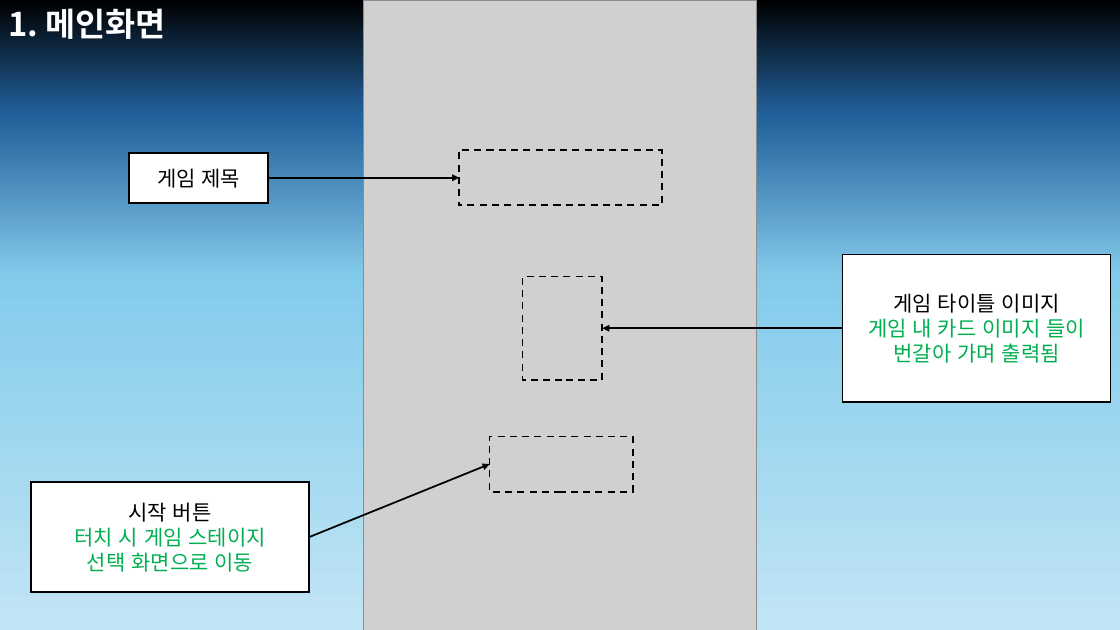
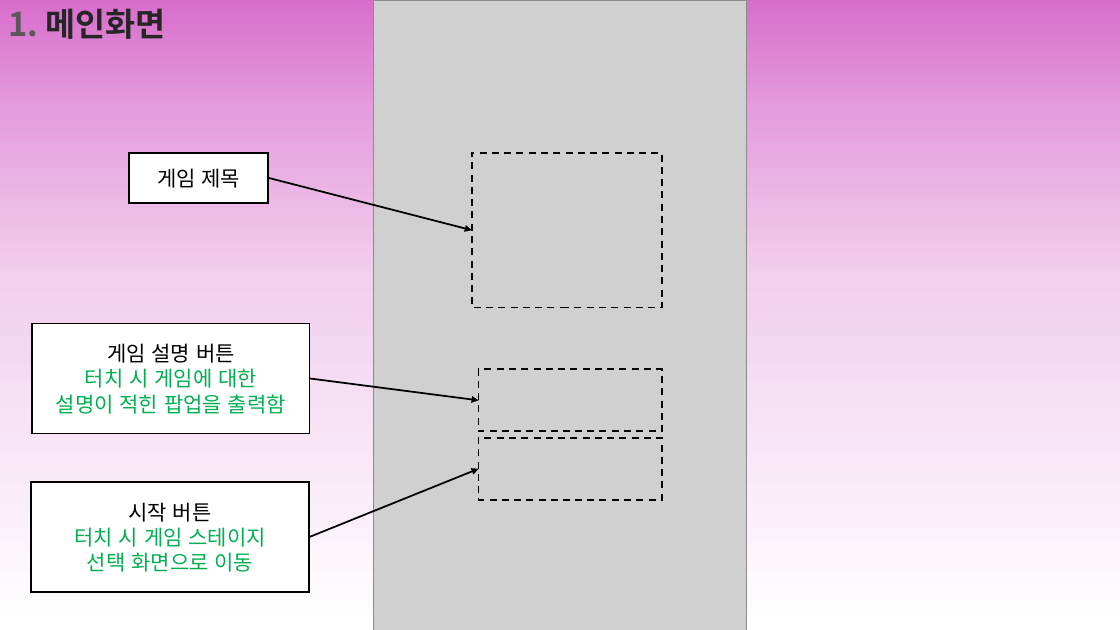
Before and after one commit to Joyoounjin/6team_miniproject, a slide deck: slide 2 of 66 게임 팀.pptx. Drawn at 1120x630 pixels with LibreOffice and Linux fonts; fonts in the diff are those of the drawing; grey boxes stand for pictures. Boxes give left, top, right and bottom in pixels: in the first picture for what was removed or moved away, otherwise in the second. Text is boxed around its words. In the diff, an @@ line names an element or a change of style, - is before the commit and + after.

```diff
--- a/66 게임 팀.pptx
+++ b/66 게임 팀.pptx
@@ background gradient #000000 to #215F9A to #83CBEB to #C1E5F5 to gradient #D86ECC to #E59EDD to #F2CFEE to #FFFFFF @@
@@ text "1. 메인화면" at (8, 8, 165, 39): text colour #FFFFFF to #595959 in "1."; text colour #FFFFFF to #262626 in "메인화면" @@
@@ picture: place and size @@
-picture at (363, 0, 757, 630)
+picture at (374, 0, 747, 630)
@@ arrow moved from (268, 178) - (459, 178) to (268, 178) - (472, 230) @@
@@ rectangle: place and size @@
-rectangle at (459, 150, 661, 206)
+rectangle at (472, 153, 662, 308)
@@ rectangle removed at (843, 255, 1111, 402) @@
-게임 타이틀 이미지
-게임 내 카드 이미지 들이
-번갈아 가며 출력됨
@@ rectangle added at (32, 323, 309, 434), fill #FFFFFF, outline #000000 1.5 pt, 18 pt, text #00B050 @@
+게임 설명 버튼
+터치 시 게임에 대한
+설명이 적힌 팝업을 출력함
@@ arrow removed from (843, 329) to (602, 329) @@
@@ arrow added from (310, 379) to (479, 401), #000000 1.5 pt @@
@@ rectangle: place and size @@
-rectangle at (523, 276, 602, 380)
+rectangle at (479, 370, 662, 432)
@@ rectangle: place and size @@
-rectangle at (490, 437, 634, 492)
+rectangle at (479, 438, 662, 500)
@@ arrow moved from (309, 538) - (490, 465) to (309, 538) - (479, 469) @@
```
Also in this commit, not shown: 7 other slides changed, 2 slides added, 1 slide removed.
